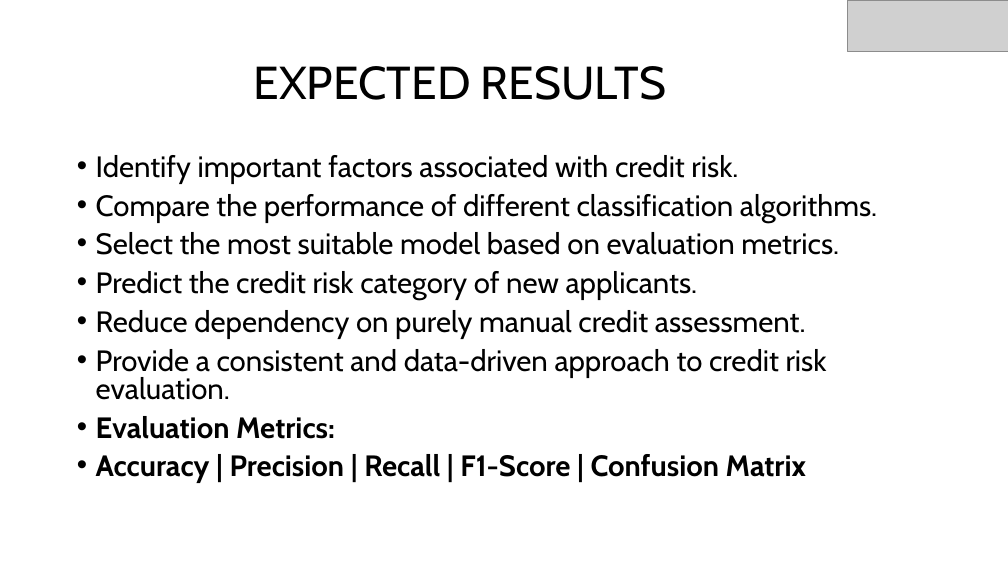
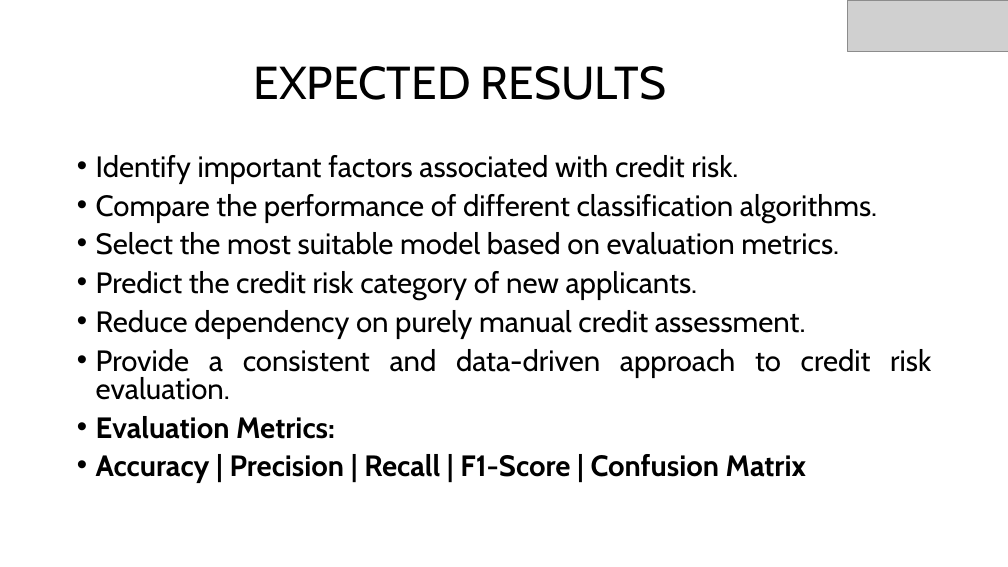
Before and after one commit to Srikar63/DS-Batch17-Credit-Risk-Prediction-System, a slide deck: slide 9 of DS_project_ppt_credict_risk_analysis.pptx. Drawn at 1008x567 pixels with LibreOffice and Linux fonts; fonts in the diff are those of the drawing; grey boxes stand for pictures. Boxes give left, top, right and bottom in pixels: in the first picture for what was removed or moved away, otherwise in the second. Text is boxed around its words. In the diff, an @@ line names an element or a change of style, - is before the commit and + after.

```diff
--- a/DS_project_ppt_credict_risk_analysis.pptx
+++ b/DS_project_ppt_credict_risk_analysis.pptx
@@ text "Identify important factors associated with ..." at <box>96,155,931,483</box>: alignment left to justified @@
```
Also in this commit, not shown: 8 other slides changed, 5 other files.
